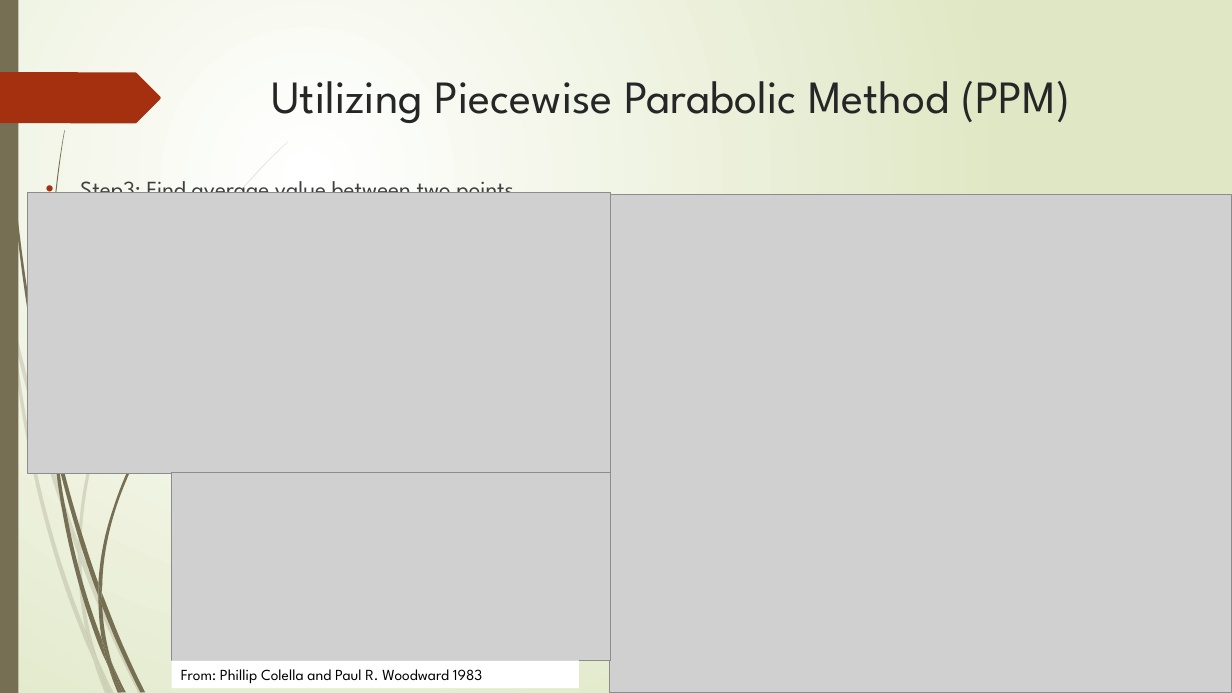
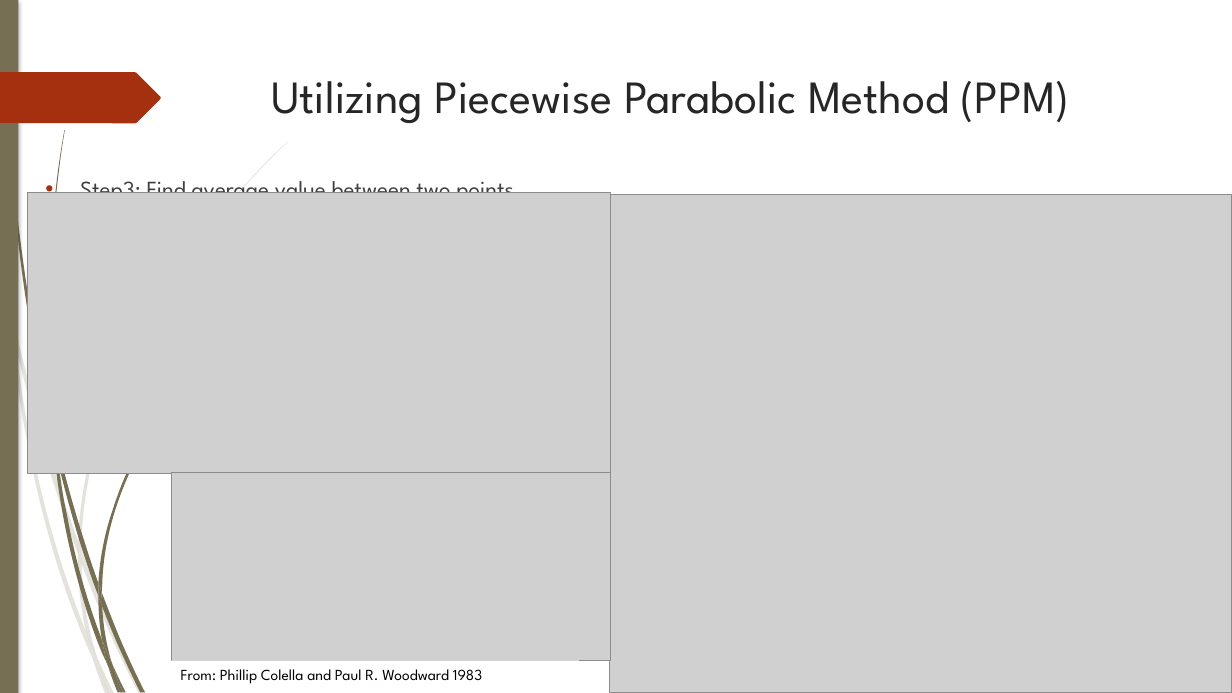
Before and after one commit to TsunSungKuo/ComputAstroPhys_GroupReport, a slide deck: slide 16 of ca_team_project.pptx. Drawn at 1232x693 pixels with LibreOffice and Linux fonts; fonts in the diff are those of the drawing; grey boxes stand for pictures. Boxes give left, top, right and bottom in pixels: in the first picture for what was removed or moved away, otherwise in the second. Text is boxed around its words. In the diff, an @@ line names an element or a change of style, - is before the commit and + after.

```diff
--- a/ca_team_project.pptx
+++ b/ca_team_project.pptx
@@ background gradient #FFFFFF to #DFE8C4 to #FFFFFF @@
@@ rectangle at [0,0,18,693]: shadow on @@
@@ outline redrawn in 13 elements at [13,319,79,554], [81,551,143,693], [10,323,93,660], [78,554,97,657], [79,141,288,551], [86,631,110,693], [3,0,53,445], [102,592,145,692], [47,130,65,436], [98,318,240,592], [98,596,112,665], [98,583,102,606], [0,72,161,123] @@
@@ text "Step3: Find average value between ..." at [80,174,513,193]: indent changed @@
```
Also in this commit, not shown: 33 other slides changed.
